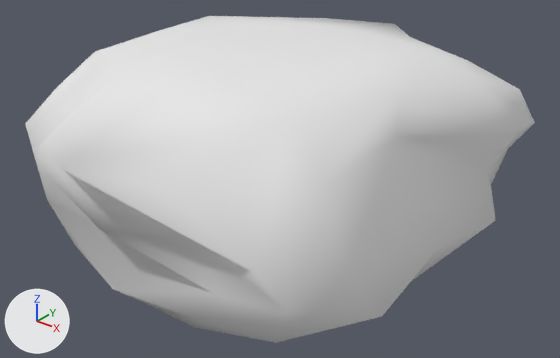
An edit to the OBJ model OpenGLProject/Models/Ice.obj, drawn before and after from the same camera.
Camera for both pictures: a 50 mm camera at (3.21, -4.02, 2.88) aimed at (-0.03, 0.03, 0.37). Every picture has the same lights, and +X, +Y and +Z are marked at lower left. Where no turn or scale is listed for an object, it has been applied to the vertices.
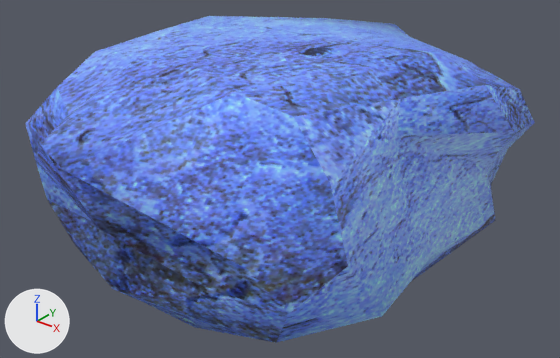
Where the change shows, as pixel boxes (x1, y1, x2, y2) in the pictures (560 x 358 px):
'Cube.001', recoloured (white to blue): (25, 16, 535, 343) in both

Patch to the scene script:
```diff
--- a/OpenGLProject/Models/Ice.obj.py
+++ b/OpenGLProject/Models/Ice.obj.py
@@ img_ice_dds @@
+img_ice_dds = load_image('ice.DDS', '../Textures/SmallBodies/ice.DDS', 1422, 1422, 'sRGB')
@@ mat_icematerial @@
+mat_icematerial = principled_material('IceMaterial')
+mat_icematerial.texture = img_ice_dds
+mat_icematerial.roughness = 0.696
@@ me_cube_001 @@
 me_cube_001.from_pydata(...)  # 98 vertices, 192 faces; spans x -1.76..1.42, y -1.8..1.83, z -0.31..1.37
-me_cube_001.materials.append(mat_asteroidmaterial)  # white #e7e7e7
+me_cube_001.materials.append(mat_icematerial)  # picture img_ice_dds
```
